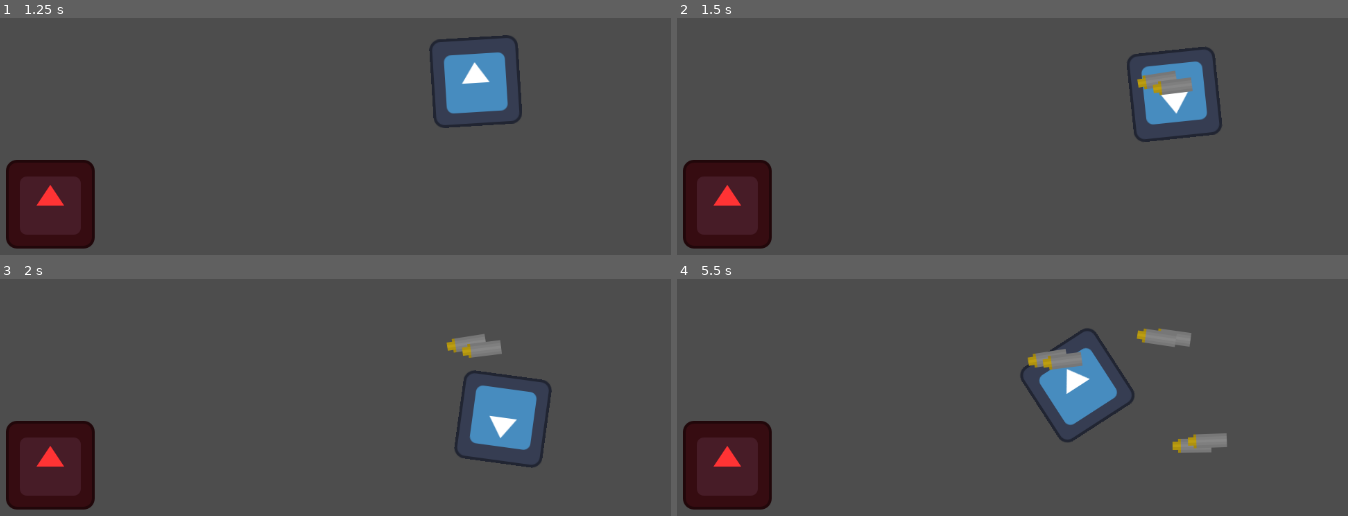
Above: before the commit, frames 1-4 (two rows, left to right).
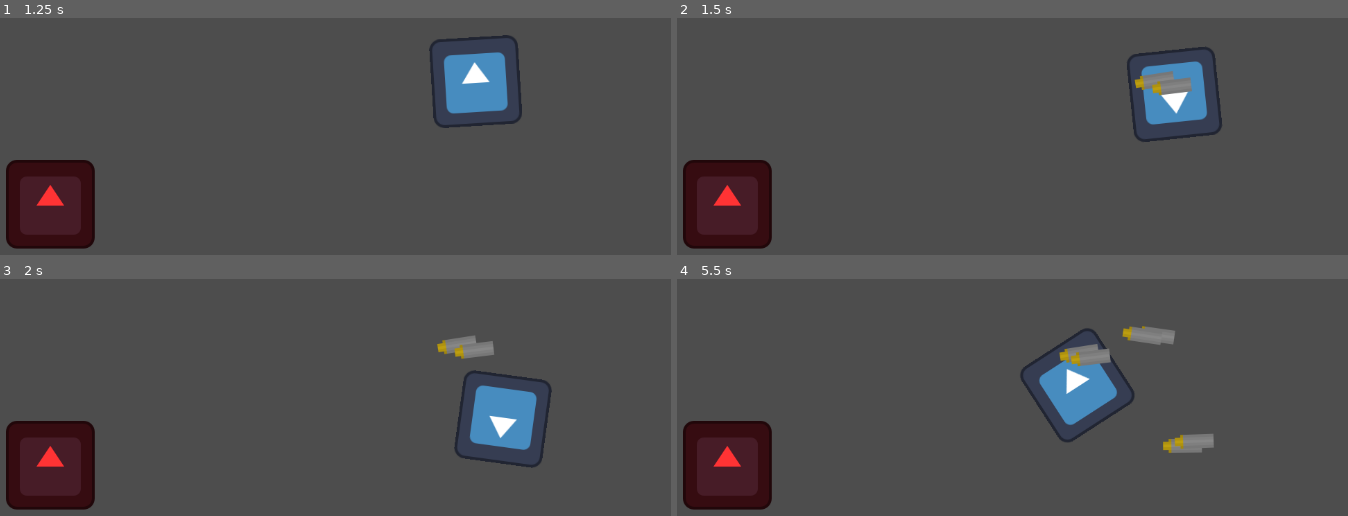
Above: after the commit, the same moments.

Repository: Do-Good-Games/MaskGameTest
Game: Godot game, scene res://testLevel.tscn
Same seed, same stepped clock (60 frames per second), same inputs: the game is played once before the commit and once after it. The engine's default icon, where the game draws it, is replaced by a stand-in: a white triangle on a blue panel in a dark square.
Inputs (mouse positions are in pixels of both pictures, inside the frame that each line leads up to):
- Up to frame 1 (1.25 s): tap Enter at 0.5 s; move the mouse to (577, 74) at 0.52 s; press the mouse at (577, 74) at 0.53 s; hold D (right) from 0.53 s (still down)
- Up to frame 2 (1.5 s): move the mouse to (918, 119) at 1.27 s; release D (right) at 1.28 s; release the mouse at (918, 119) at 1.28 s; hold S (down) from 1.28 s (still down); click (918, 119) at 1.35 s
- Up to frame 3 (2 s): keep holding S (down)
- Up to frame 4 (5.5 s): move the mouse to (outside the picture) at 2.02 s; release S (down) at 2.03 s; press the mouse at (outside the picture) at 2.03 s; hold D (right) 2.03-2.78 s; move the mouse to (1032, 447) at 2.77 s; release the mouse at (1032, 447) at 2.78 s; hold W (up) 2.78-3.53 s; click (1032, 447) at 2.85 s; move the mouse to (1314, 425) at 3.52 s; press the mouse at (1314, 425) at 3.53 s; hold A (left) 3.53-5.03 s; move the mouse to (838, 290) at 4.27 s; release the mouse at (838, 290) at 4.28 s; click (838, 290) at 4.35 s; move the mouse to (1113, 359) at 5.02 s; press the mouse at (1113, 359) at 5.03 s; hold S (down) from 5.03 s (still down)

Frame 1 is identical in both runs. In frame 2, 0.1% of the frame differs, in the area x 68-77%, y 22-33%; in frame 3, 0.4%; in frame 4, 1.6%, in the area x 52-82%, y 19-74%.

Commit message:
thrown objects stop in time

Diff:
--- a/BobbyFolder/throwable.gd
+++ b/BobbyFolder/throwable.gd
@@ -1,12 +1,18 @@
 extends CharacterBody2D
 
-@onready var speed = 40
+@onready var speed = 60
+var throwtime = 120
 
 func _ready() -> void:
 	print("i live")
 	move_toward(10, 20, 50)
 
 func _physics_process(delta):
-	#velocity = velocity.lerp(Vector2.from_angle(0) * 20, 1)
-	velocity = transform.x * speed
+
+	if(throwtime >= 0):
+		throwtime = throwtime - 1
+		velocity = transform.x * speed
+	else:
+		velocity = transform.x * 0
+
 	move_and_slide()
